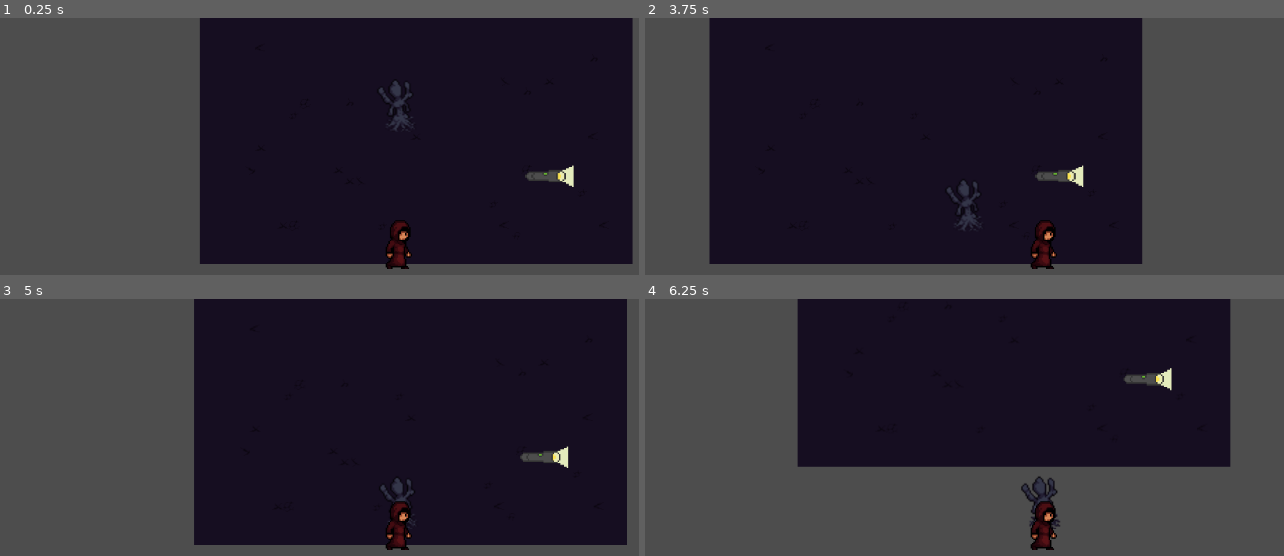
Above: before the commit, frames 1-4 (two rows, left to right).
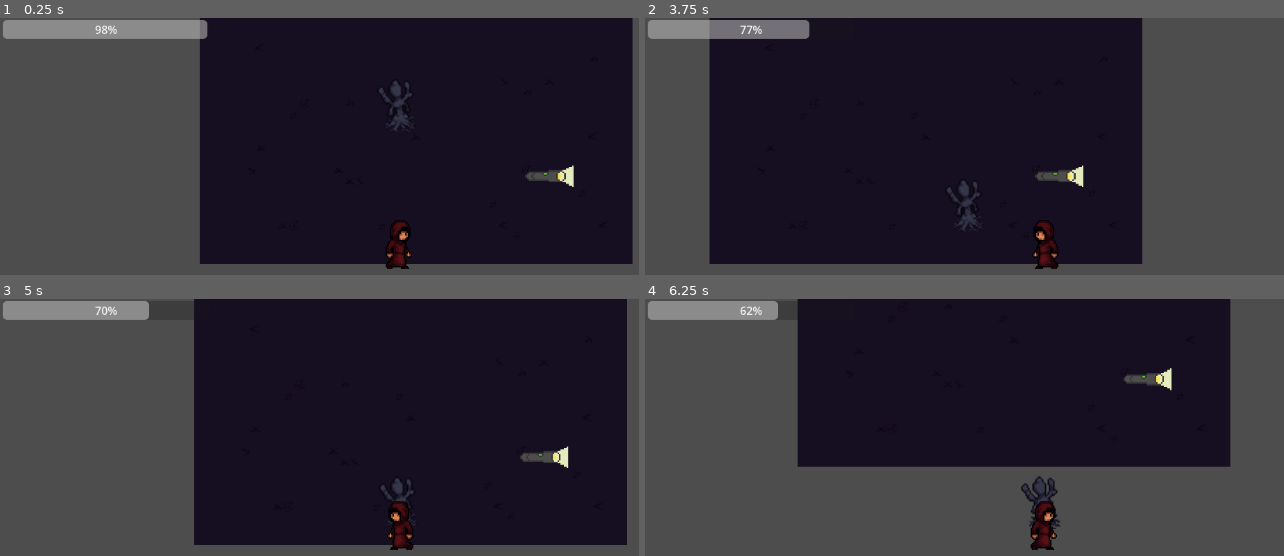
Above: after the commit, the same moments.

Repository: AidenCastillo/In-Your-Name
Game: Godot game, scene res://scenes/watcher_boss_room.tscn
The game is run twice, just before and just after one commit, with the same random seed, the same clock (stepped at 60 frames per second) and the same inputs.
Inputs (mouse positions are in pixels of both pictures, inside the frame that each line leads up to):
- Up to frame 1 (0.25 s): no input
- Up to frame 2 (3.75 s): move the mouse to (1220, 221) at 0.52 s; hold D (ui_right) 0.53-1.28 s; hold F (flashlight_toggle) 0.53-1.28 s; move the mouse to (887, 264) at 1.27 s; hold S (ui_down) 1.28-2.03 s; tap E (interact) at 1.35, 2.85 s; move the mouse to (1124, 143) at 2.02 s; hold D (ui_right) 2.03-2.78 s; hold F (flashlight_toggle) 2.03-2.78 s; move the mouse to (outside the picture) at 2.77 s; hold W (ui_up) 2.78-3.53 s; move the mouse to (outside the picture) at 3.52 s; hold A (ui_left) from 3.53 s (still down); hold F (flashlight_toggle) from 3.53 s (still down)
- Up to frame 3 (5 s): keep holding A (ui_left); move the mouse to (159, 455) at 4.27 s; release F (flashlight_toggle) at 4.28 s; tap E (interact) at 4.35 s
- Up to frame 4 (6.25 s): move the mouse to (1085, 522) at 5.02 s; release A (ui_left) at 5.03 s; hold S (ui_down) 5.03-5.78 s; hold F (flashlight_toggle) 5.03-5.78 s; move the mouse to (926, 412) at 5.77 s; hold D (ui_right) from 5.78 s (still down); tap E (interact) at 5.85 s

The runs differ from the first frame. In frame 1, 2.4% of the frame differs, in the area x 0-33%, y 0-9%; in frame 2, 2.2%; in frame 3, 2.0%; in frame 4, 1.5%.

Commit message:
Hud starting point

Diff:
--- a/GameState.gd
+++ b/GameState.gd
@@ -8,6 +8,7 @@
 var inventory: Array[String] = []
 var visited_rooms := {}
 
+var battery: float = 100.0
 # For future meta-horror flags
 var reality_shift_level: int = 0
 
--- a/scenes/flashlight.gd
+++ b/scenes/flashlight.gd
@@ -2,6 +2,7 @@
 
 @export var range: float = 200.0
 @export var spot_angle: float = 60.0
+
 
 # make public function to check if a position is in the light area
 func is_position_in_light(position: Vector2) -> bool:
--- /dev/null
+++ b/scenes/hud.gd
@@ -0,0 +1,16 @@
+extends Node2D
+
+var battery = GameState.battery
+var FlashLightBatteryProg = ProgressBar
+
+# Called when the node enters the scene tree for the first time.
+func _ready() -> void:
+	FlashLightBatteryProg = $FlashLightBatteryProg
+	pass # Replace with function body.
+
+
+# Called every frame. 'delta' is the elapsed time since the previous frame.
+func _process(delta: float) -> void:
+	battery -= 0.1
+	FlashLightBatteryProg.value = battery
+	pass
--- /dev/null
+++ b/scenes/hud.tscn
@@ -0,0 +1,14 @@
+[gd_scene load_steps=2 format=3 uid="uid://cyy0eqf4vux3f"]
+
+[ext_resource type="Script" uid="uid://bh30m8b278qbw" path="res://scenes/hud.gd" id="1_ahhtf"]
+
+[node name="HUD" type="Node2D"]
+script = ExtResource("1_ahhtf")
+
+[node name="FlashLightBatteryProg" type="ProgressBar" parent="."]
+offset_left = -572.0
+offset_top = -321.0
+offset_right = -273.0
+offset_bottom = -294.0
+
+[node name="Camera2D" type="Camera2D" parent="."]
--- a/scenes/player.tscn
+++ b/scenes/player.tscn
@@ -1,9 +1,11 @@
-[gd_scene load_steps=6 format=3 uid="uid://dty18ww0qfqxm"]
+[gd_scene load_steps=8 format=3 uid="uid://dty18ww0qfqxm"]
 
 [ext_resource type="Script" uid="uid://datpr6e4p4v6r" path="res://scripts/player.gd" id="1_g2els"]
 [ext_resource type="Texture2D" uid="uid://cu55u4cnqq2p7" path="res://assets/player.png" id="2_g2els"]
 [ext_resource type="Texture2D" uid="uid://duqvs1cjg7k7x" path="res://assets/Light.png" id="3_qhqgy"]
+[ext_resource type="Script" uid="uid://bkve3headjg4s" path="res://scenes/sprite_2d.gd" id="3_qlg0r"]
 [ext_resource type="Script" uid="uid://y02acghwti40" path="res://scenes/flashlight.gd" id="4_dqkch"]
+[ext_resource type="PackedScene" uid="uid://cyy0eqf4vux3f" path="res://scenes/hud.tscn" id="6_tuyoq"]
 
 [sub_resource type="RectangleShape2D" id="RectangleShape2D_g2els"]
 size = Vector2(134, 129)
@@ -14,8 +16,7 @@
 [node name="Sprite2D" type="Sprite2D" parent="."]
 scale = Vector2(0.05, 0.05)
 texture = ExtResource("2_g2els")
-
-[node name="Camera2D" type="Camera2D" parent="."]
+script = ExtResource("3_qlg0r")
 
 [node name="CollisionShape2D" type="CollisionShape2D" parent="."]
 position = Vector2(0, 0.5)
@@ -34,3 +35,5 @@
 texture = ExtResource("3_qhqgy")
 offset = Vector2(128, 0)
 script = ExtResource("4_dqkch")
+
+[node name="HUD" parent="." instance=ExtResource("6_tuyoq")]
--- /dev/null
+++ b/scenes/sprite_2d.gd
@@ -0,0 +1,18 @@
+extends Sprite2D
+
+@export var flip_threshold: float = 0.1
+# sprite flips based on movement direction
+func update_sprite_flip(movement_direction: Vector2) -> void:
+	if movement_direction.x > flip_threshold:
+		flip_h = false
+	elif movement_direction.x < -flip_threshold:
+		flip_h = true
+
+# Called when the node enters the scene tree for the first time.
+func _ready() -> void:
+	pass # Replace with function body.
+
+
+# Called every frame. 'delta' is the elapsed time since the previous frame.
+func _process(delta: float) -> void:
+	pass
--- a/scripts/player.gd
+++ b/scripts/player.gd
@@ -42,6 +42,11 @@
 
 	velocity = input * speed
 
+	# update sprite flip
+	var sprite = $Sprite2D
+	if sprite:
+		sprite.update_sprite_flip(input)
+
 	if has_flashlight and flashlight.visible:
 		var mouse_pos = get_global_mouse_position()
 		var new_rotation = (mouse_pos - flashlight.global_position).angle()
Not shown, added: scenes/hud.gd.uid
Not shown, added: scenes/sprite_2d.gd.uid
